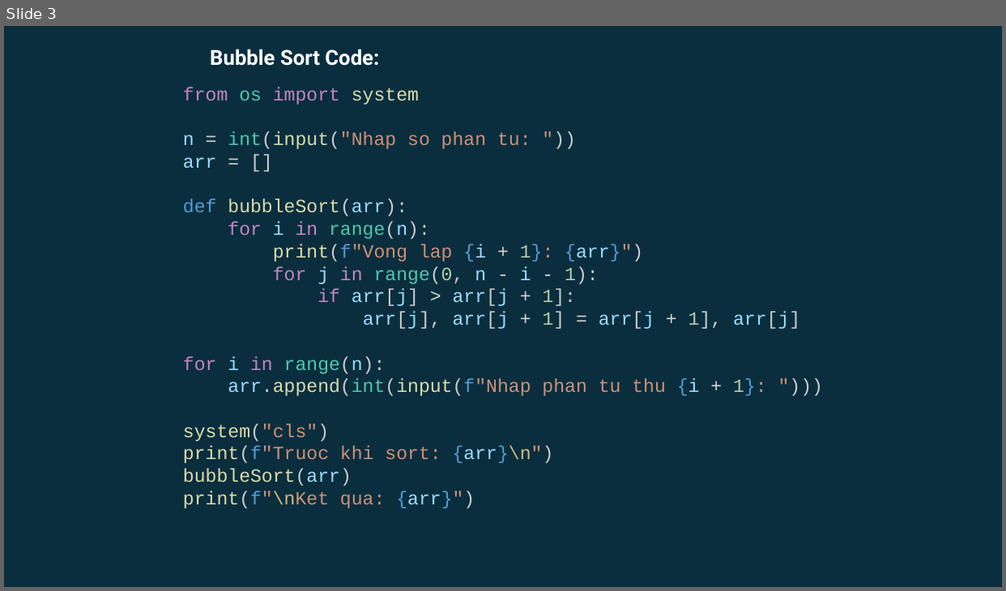
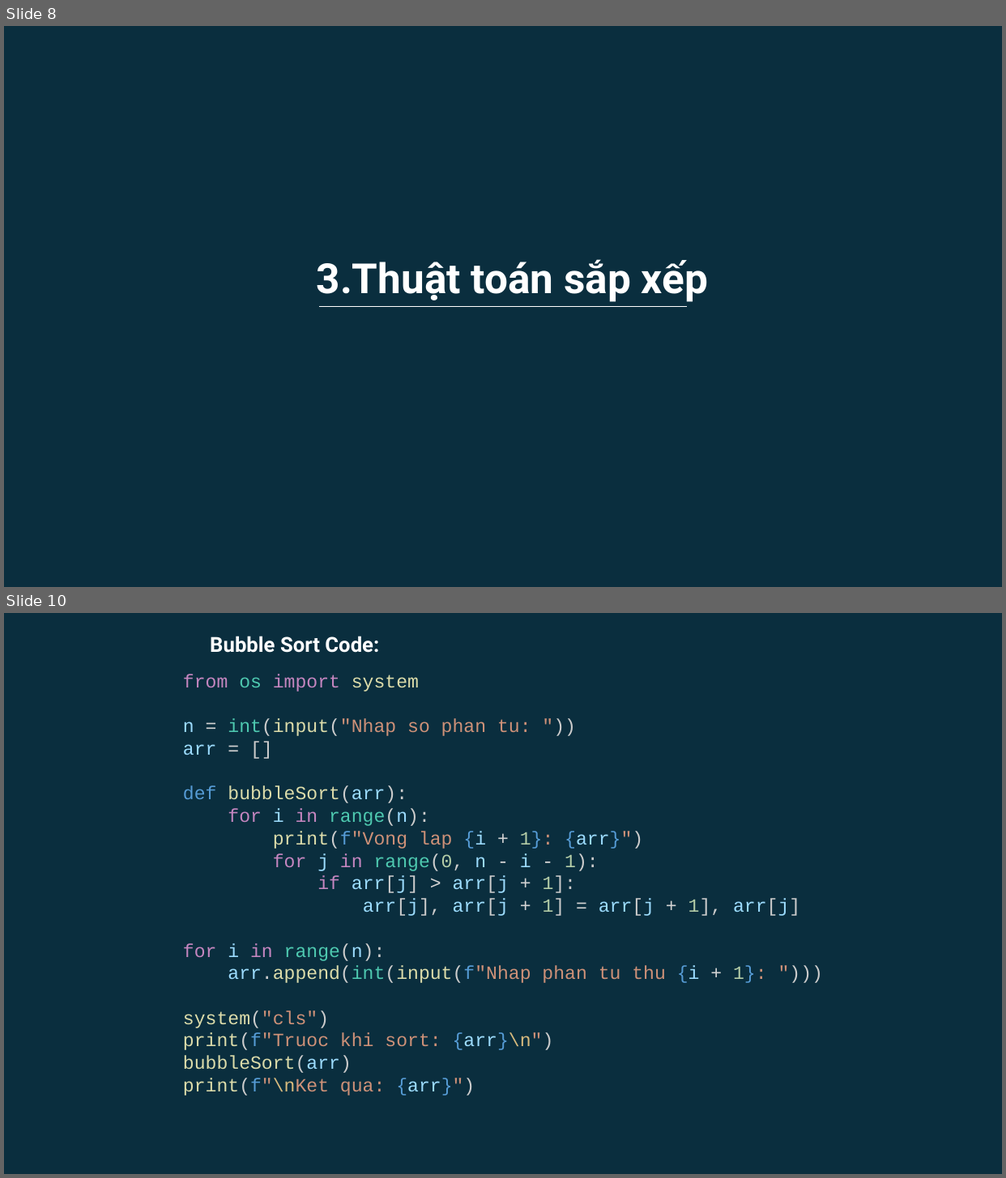
Before and after one commit to ngotuanviet/BTLDSA, a slide deck: ThuyetTrinh/SlideThuyetTrinh.pptx. Shown one above the other, each under a label of ours: slide 3 before the commit, slides 8 and 10 after it; the slides between them are not shown. The pictures are 1006x591 and 1006x1178 pixels, drawn with LibreOffice and Linux fonts; fonts in the diff are those of the drawing. Boxes give left, top, right and bottom in pixels: in the first picture for what was removed or moved away, otherwise in the second. Text is boxed around its words. In the diff, an @@ line names an element or a change of style, - is before the commit and + after.

```diff
--- a/ThuyetTrinh/SlideThuyetTrinh.pptx
+++ b/ThuyetTrinh/SlideThuyetTrinh.pptx
@@ slide 8 added at (x1=4, y1=26, x2=1002, y2=587), background #0A2E3E @@
@@ text added at (x1=317, y1=259, x2=708, y2=302), 40 pt, text #FFFFFF, bold @@
+3.Thuật toán sắp xếp
@@ line added from (319, 307) to (688, 307), #FFFFFF 1.5 pt @@
@@ what was slide 3 is now slide 10 @@
```
Also in this commit, not shown: 1 slide changed, 80 other slides added, 1 slide removed.
